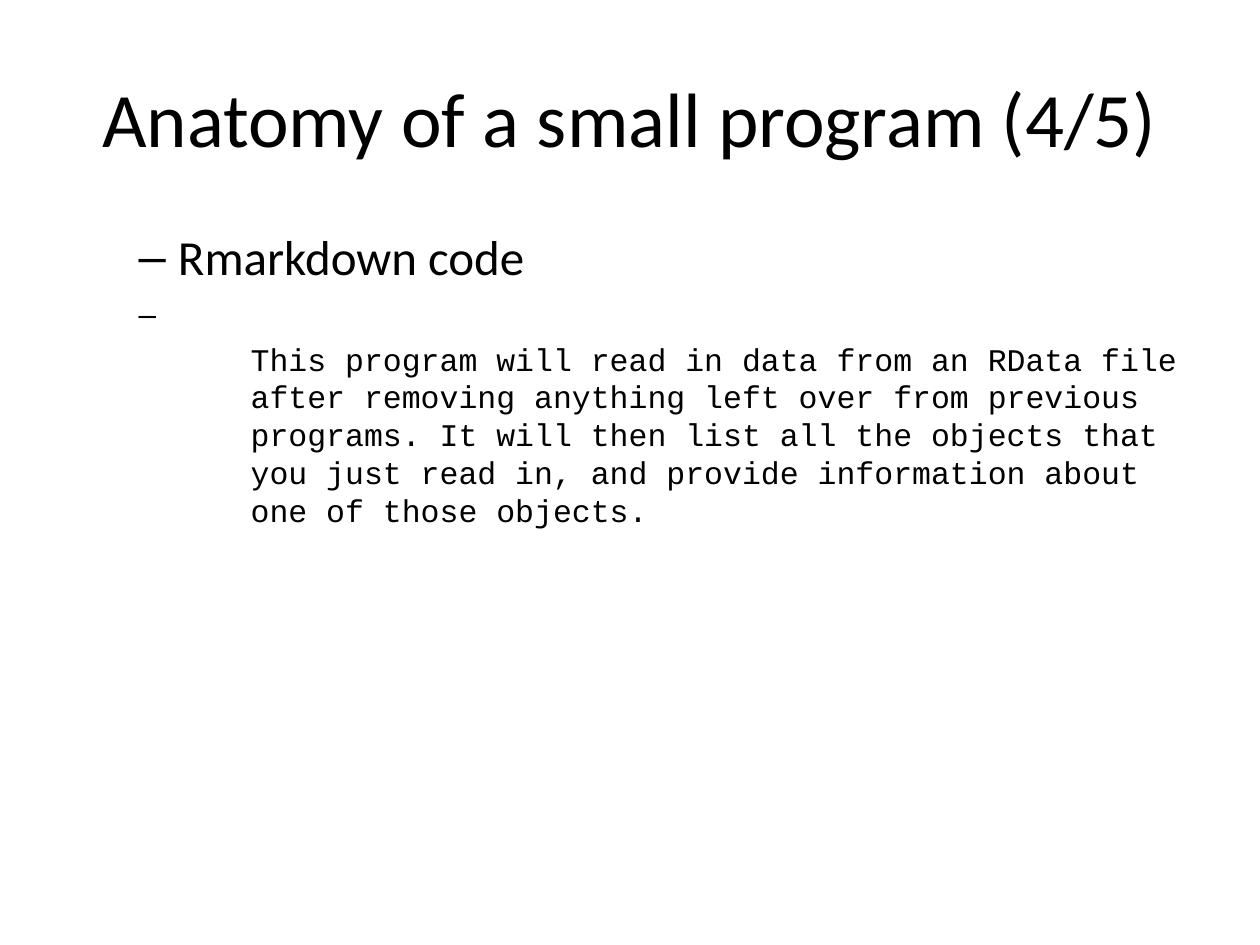
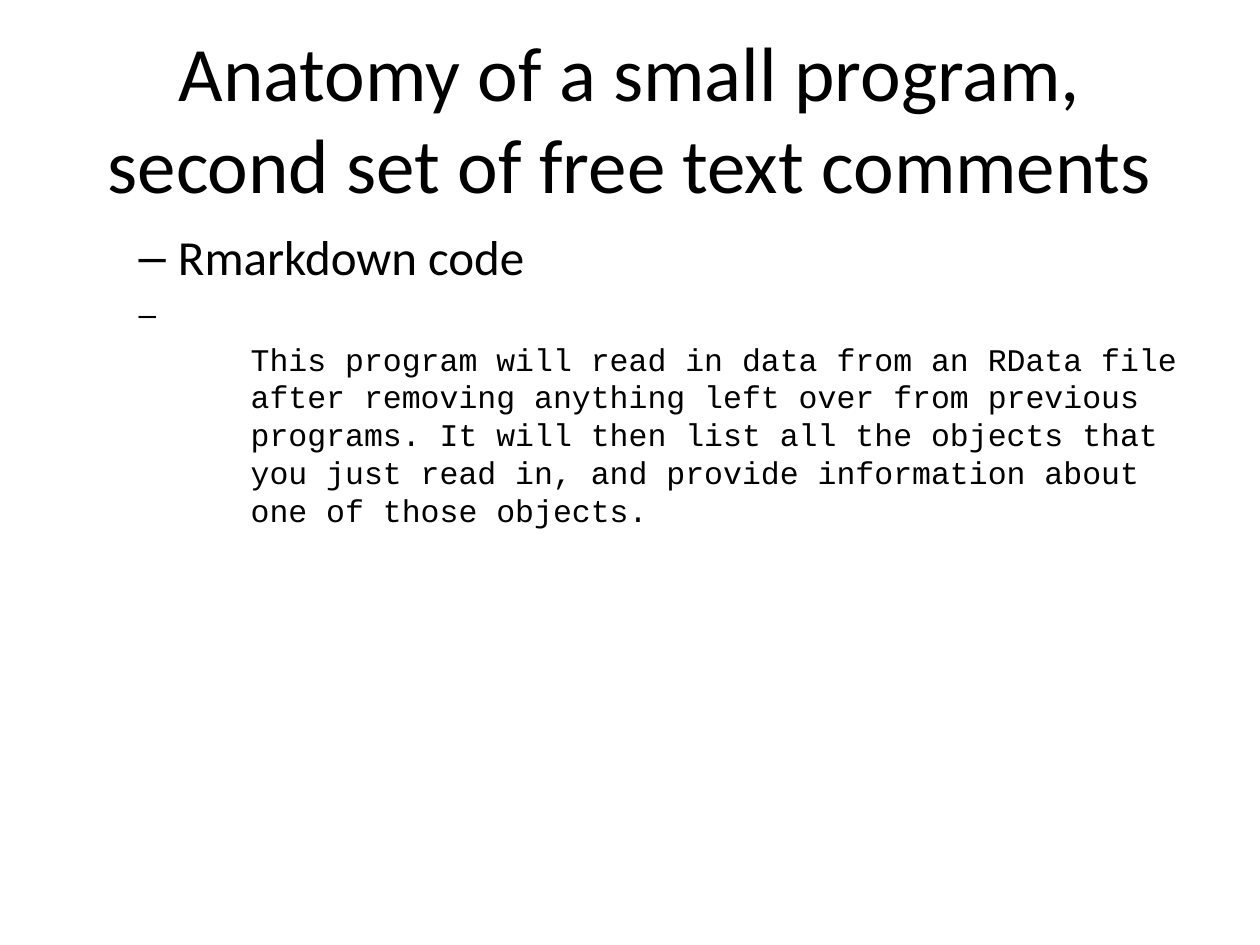
Before and after one commit to pmean/introduction-to-r, a slide deck: slide 12 of part1/src/slides.pptx (slide 11 before the commit). Drawn at 1260x945 pixels with LibreOffice and Linux fonts; fonts in the diff are those of the drawing. Boxes give left, top, right and bottom in pixels: in the first picture for what was removed or moved away, otherwise in the second. Text is boxed around its words. In the diff, an @@ line names an element or a change of style, - is before the commit and + after.

```diff
--- a/part1/src/slides.pptx
+++ b/part1/src/slides.pptx
@@ title at bbox=[108, 47, 1150, 194]: text changed @@
-Anatomy of a small program (4/5)
+Anatomy of a small program, second set of free text comments
```
Also in this commit, not shown: 8 other slides changed, 8 slides added, 3 slides removed, 11 other files.
